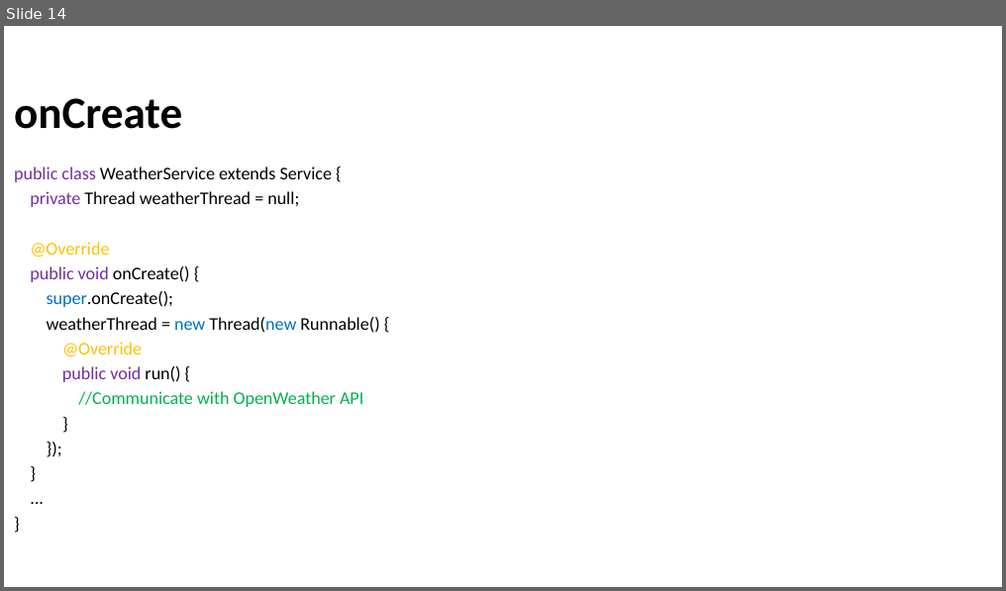
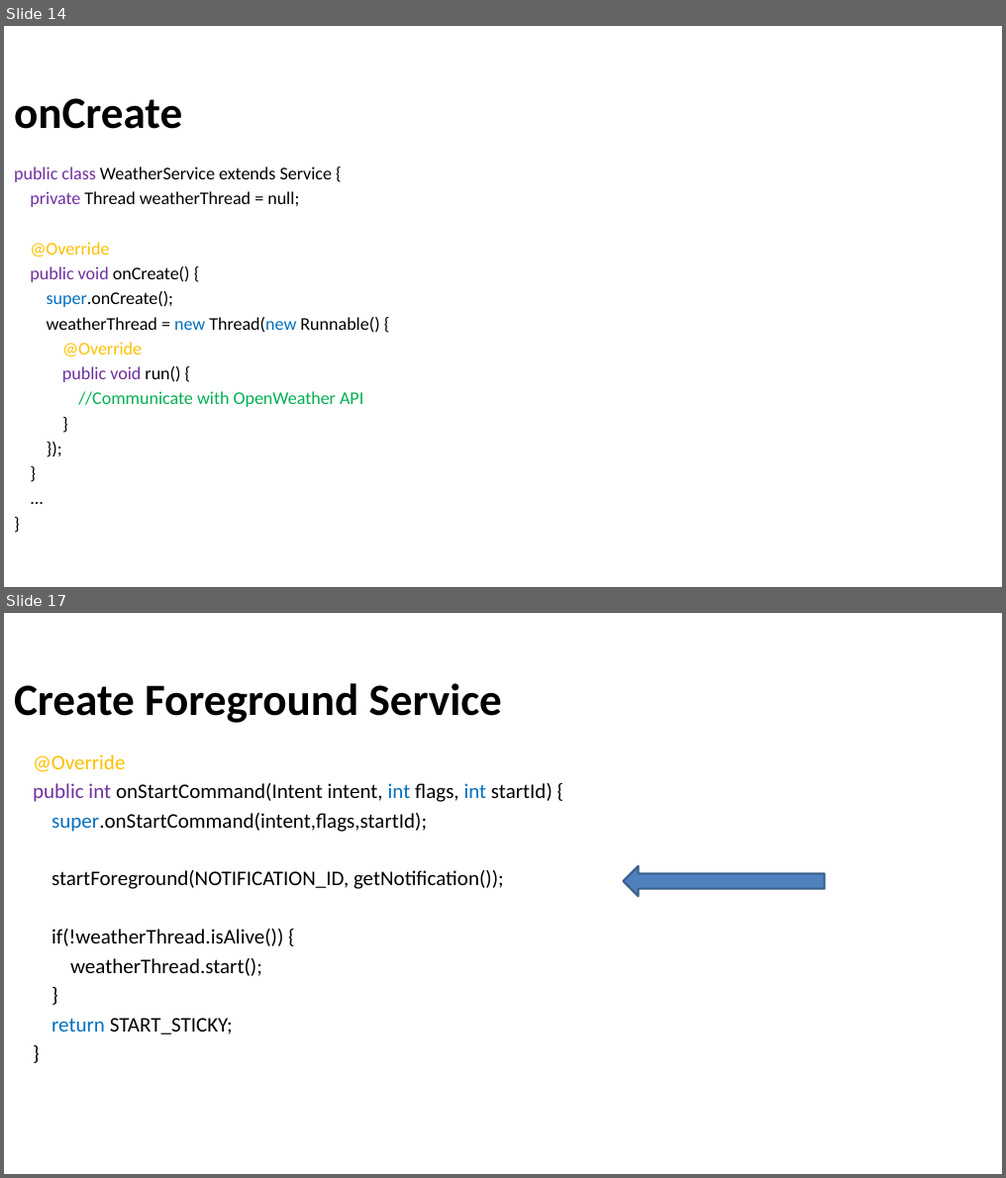
Before and after one commit to Batch-xx/Android-Lunch-Learn, a slide deck: slides/Services_Settings.pptx. Shown one above the other, each under a label of ours: slide 14 before the commit, slides 14 and 17 after it; the slides between them are not shown. The pictures are 1006x591 and 1006x1178 pixels, drawn with LibreOffice and Linux fonts; fonts in the diff are those of the drawing; background and template pictures are left out. Boxes give left, top, right and bottom in pixels: in the first picture for what was removed or moved away, otherwise in the second. Text is boxed around its words. In the diff, an @@ line names an element or a change of style, - is before the commit and + after.

Commit message:
added notification and foreground service

```diff
--- a/slides/Services_Settings.pptx
+++ b/slides/Services_Settings.pptx
@@ slide 17 added at [4, 613, 1002, 1174], background picture (left out) @@
@@ title added at [14, 683, 502, 723], 43 pt, text #000000, bold @@
+Create Foreground Service
@@ text added at [33, 755, 552, 1035], 20 pt, text #000000 @@
+@Override
+public int onStartCommand(Intent intent, int flags, int startId) {
+super.onStartCommand(intent,flags,startId);
+startForeground(NOTIFICATION_ID, getNotification());
+if(!weatherThread.isAlive()) {
+weatherThread.start();
+}
+return START_STICKY;
+}
@@ left arrow added at [623, 866, 825, 896], fill #4F81BD, outline #3A5F8C 2 pt @@
```
Also in this commit, not shown: 1 slide changed, 1 other slide added, 4 other files.
